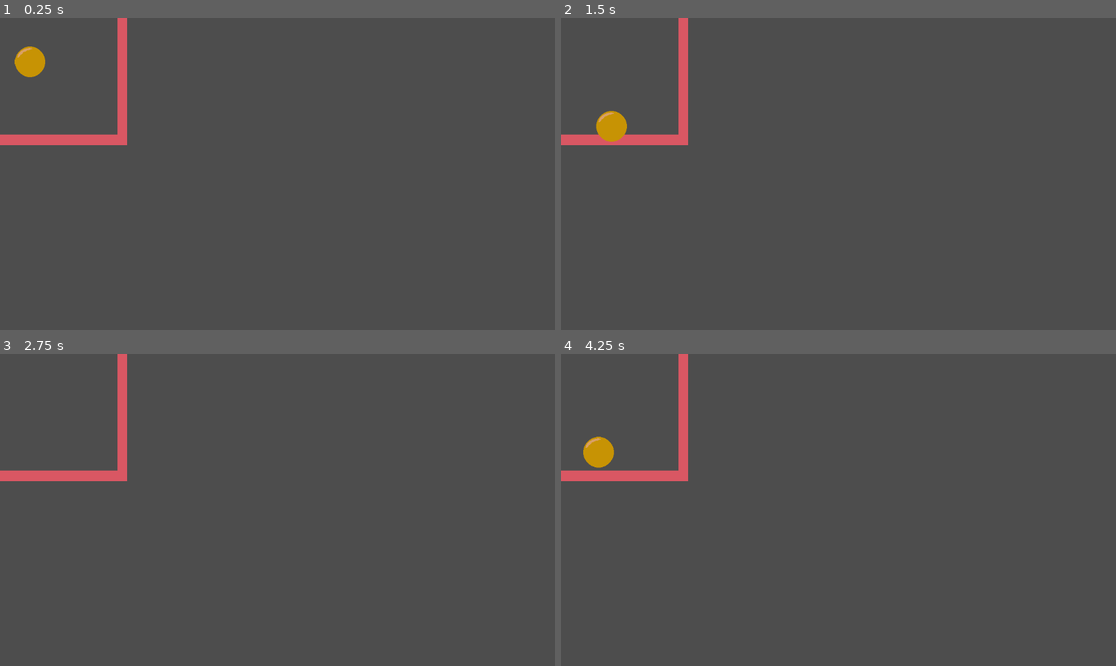
Above: before the commit, frames 1-4 (two rows, left to right).
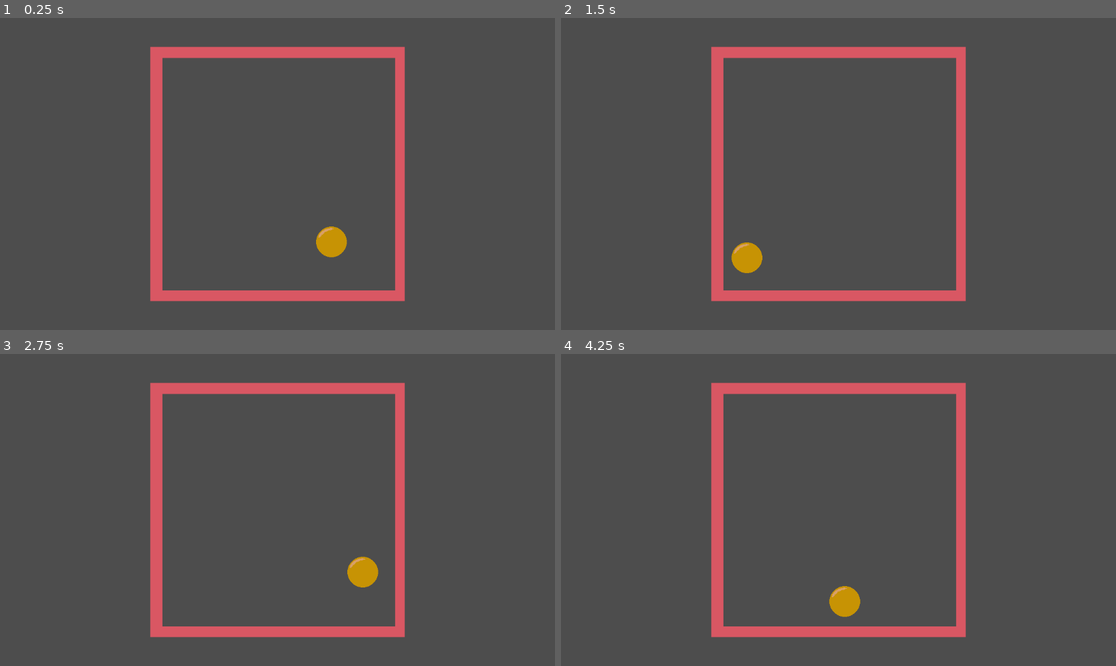
Above: after the commit, the same moments.

Repository: maxthemusicnerd/mrbouncy
Game: Godot game, scene res://scenes/manager/game_manager.tscn
Same seed, same stepped clock (60 frames per second), same inputs: the game is played once before the commit and once after it.
Inputs:
- Up to frame 1 (0.25 s): no input
- Up to frame 2 (1.5 s): no input
- Up to frame 3 (2.75 s): no input
- Up to frame 4 (4.25 s): no input

The runs differ from the first frame. In frame 1, 8.7% of the frame differs, in the area x 0-73%, y 0-91%; in frame 2, 8.6%; in frame 3, 8.3%; in frame 4, 8.7%.

Commit message:
speed increase

Diff:
--- a/scenes/manager/game_manager.tscn
+++ b/scenes/manager/game_manager.tscn
@@ -10,3 +10,5 @@
 [node name="StaticBody2D" parent="." instance=ExtResource("2_0m4fk")]
 
 [node name="BouncyBall" parent="." instance=ExtResource("3_gehpc")]
+
+[node name="Camera2D" type="Camera2D" parent="."]
--- a/scripts/bouncy_ball.gd
+++ b/scripts/bouncy_ball.gd
@@ -1,7 +1,7 @@
 extends RigidBody2D
 
 @export var gravity: int = 100
-var velocity = Vector2(250, 250)
+var velocity = Vector2(450, 450)
 
 func _physics_process(delta: float) -> void:
 
